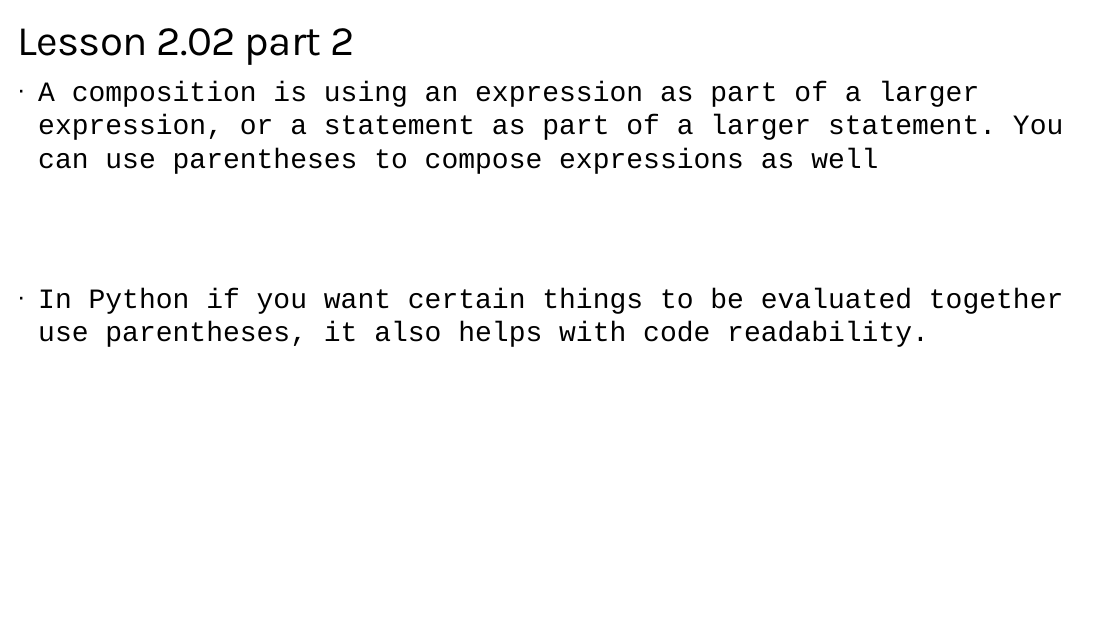
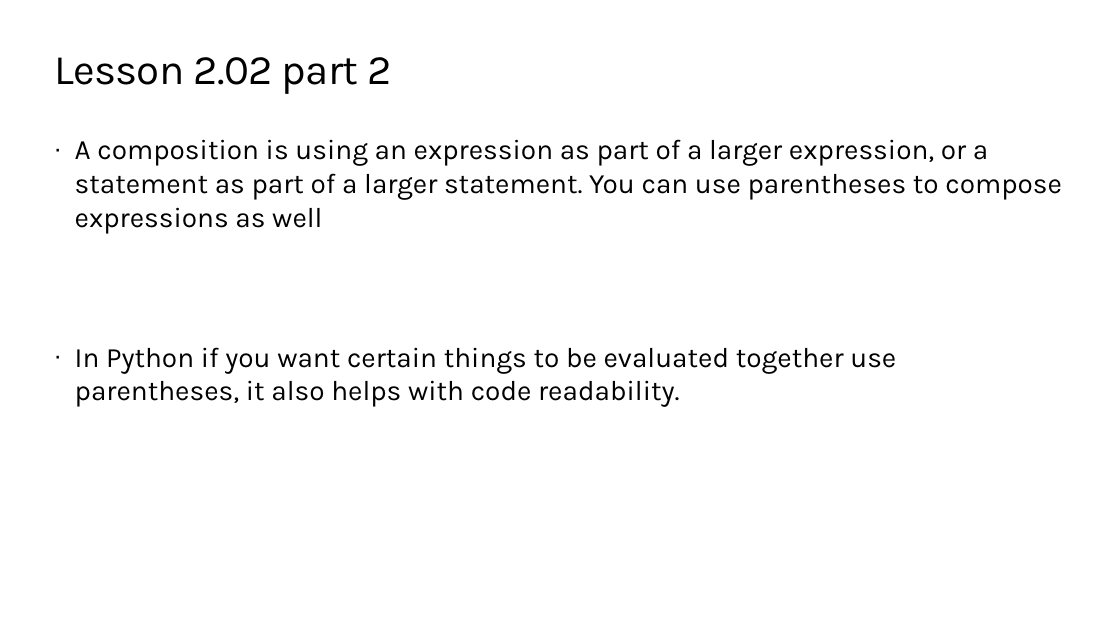
Before and after one commit to TEALSK12/2nd-semester-introduction-to-computer-science, a slide deck: slide 9 of units/2_unit/slidedecks/Intro Python 2.02 TEALS.pptx. Drawn at 1120x630 pixels with LibreOffice and Linux fonts; fonts in the diff are those of the drawing; background and template pictures are left out. Boxes give left, top, right and bottom in pixels: in the first picture for what was removed or moved away, otherwise in the second. Text is boxed around its words. In the diff, an @@ line names an element or a change of style, - is before the commit and + after.

```diff
--- a/units/2_unit/slidedecks/Intro Python 2.02 TEALS.pptx
+++ b/units/2_unit/slidedecks/Intro Python 2.02 TEALS.pptx
@@ title "Lesson 2.02 part 2": place and size @@
-title "Lesson 2.02 part 2" at (17, 28, 354, 65)
+title "Lesson 2.02 part 2" at (54, 57, 391, 94)
@@ text "A composition is using an ...": place and size @@
-text "A composition is using an ..." at (38, 81, 1063, 347)
+text "A composition is using an ..." at (75, 139, 1062, 407)
@@ text "A composition is using an ..." at (75, 139, 1062, 407): font Courier New to Karla @@
```
Also in this commit, not shown: 8 other slides changed, 8 other files.
